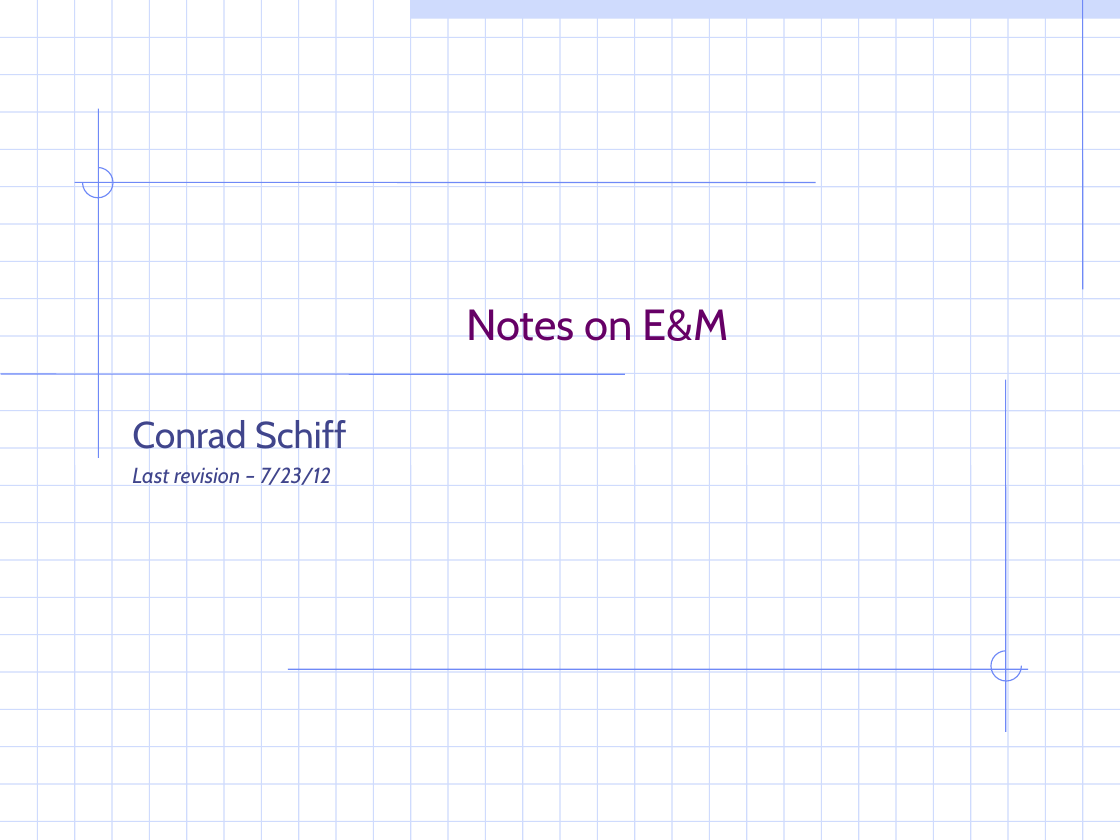
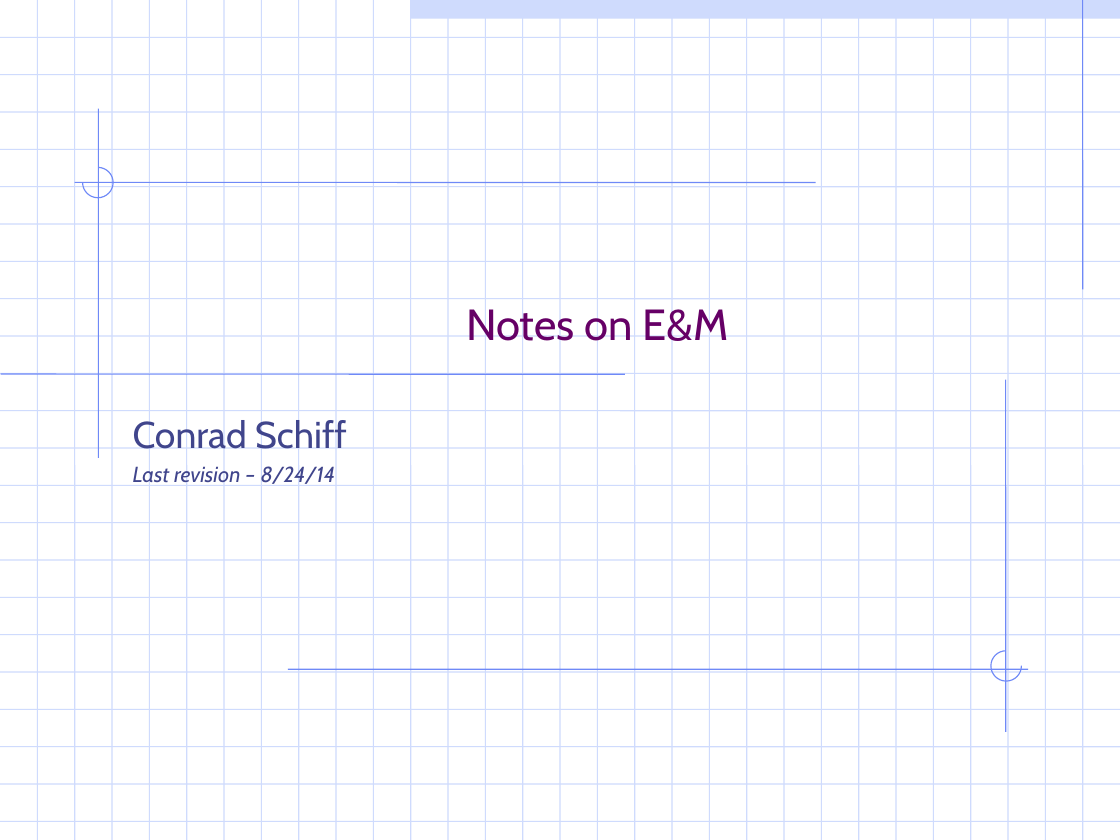
Before and after one commit to gravmath/Projects, a slide deck: slide 1 of PowerPoint/EM_notes.ppt. Drawn at 1120x840 pixels with LibreOffice and Linux fonts; fonts in the diff are those of the drawing. Boxes give left, top, right and bottom in pixels: in the first picture for what was removed or moved away, otherwise in the second. Text is boxed around its words. In the diff, an @@ line names an element or a change of style, - is before the commit and + after.

```diff
--- a/PowerPoint/EM_notes.ppt
+++ b/PowerPoint/EM_notes.ppt
@@ subtitle at <box>133,464,336,488</box>: text changed @@
-Last revision – 7/23/12
+Last revision – 8/24/14
```
Also in this commit, not shown: 34 other slides changed, 8 slides added, 6 other files.
